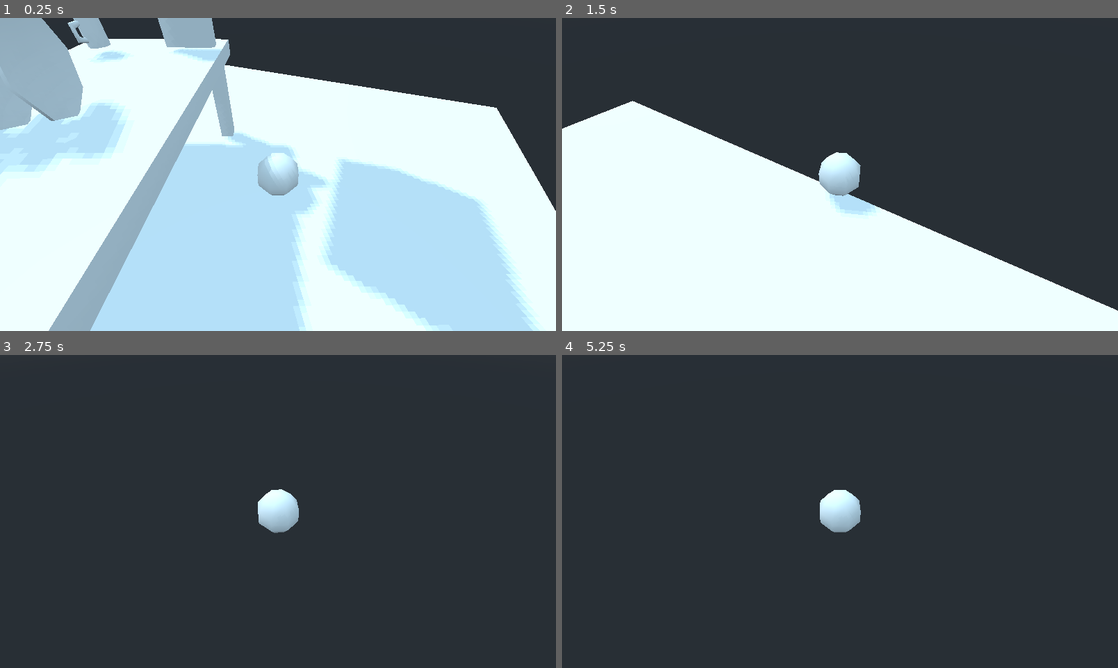
Above: before the commit, frames 1-4 (two rows, left to right).
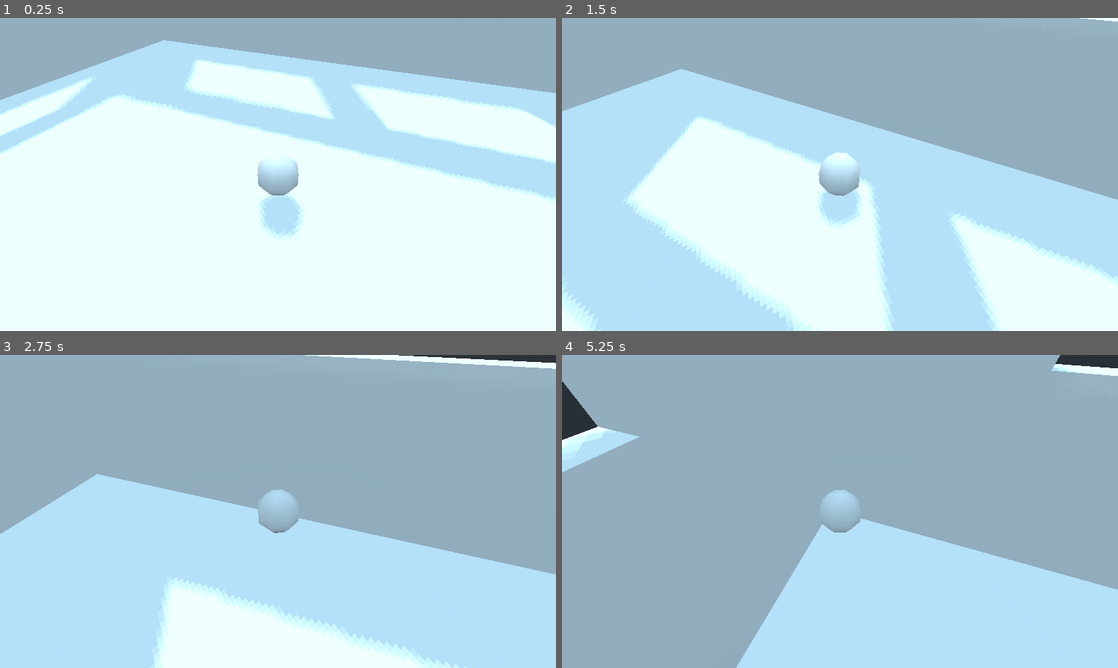
Above: after the commit, the same moments.

Repository: lethiandev/piper-the-cat
Game: Godot game, scene res://stages/playground/playground.tscn
Two runs of this game, one before a commit and one after it. Both use one fixed random seed, a clock stepped at 60 frames per second and the inputs below.
Inputs (mouse positions are in pixels of both pictures, inside the frame that each line leads up to):
- Up to frame 1 (0.25 s): no input
- Up to frame 2 (1.5 s): tap Enter (ui_accept) at 0.5, 0.77 s; move the mouse to (867, 174) at 0.52 s; hold W (move_forward) from 0.53 s (still down); move the mouse to (812, 174) at 1.27 s
- Up to frame 3 (2.75 s): keep holding W (move_forward); tap Enter (ui_accept) at 1.52 s; move the mouse to (289, 505) at 2.02 s
- Up to frame 4 (5.25 s): keep holding W (move_forward); move the mouse to (834, 517) at 2.77 s; tap Enter (ui_accept) at 3.02, 3.77, 4.52 s; move the mouse to (878, 514) at 3.52 s; move the mouse to (795, 508) at 4.27 s; move the mouse to (845, 511) at 5.02 s

The runs differ from the first frame. In frame 1, 66% of the frame differs, in the area x 0-100%, y 0-100%; in frame 2, 78%; in frame 3, 99%; in frame 4, 99%.

Commit message:
Add initial rooms layout

Diff:
--- a/src/stages/playground/playground.tscn
+++ b/src/stages/playground/playground.tscn
@@ -21,10 +21,100 @@
 ambient_light_sky_contribution = 0.8
 
 [sub_resource type="CubeMesh" id=3]
-size = Vector3( 10, 1, 10 )
+size = Vector3( 12, 2, 8 )
 
 [sub_resource type="ConvexPolygonShape" id=4]
-points = PoolVector3Array( -5, 0.5, 5, 5, 0.5, -5, 5, 0.5, 5, -5, 0.5, -5, -5, -0.5, 5, 5, -0.5, -5, 5, -0.5, 5, -5, -0.5, -5, 5, 0.5, 5, -5, 0.5, -5, 5, 0.5, -5, -5, 0.5, 5, 5, -0.5, 5, -5, -0.5, -5, 5, -0.5, -5, -5, -0.5, 5, 5, 0.5, 5, -5, -0.5, 5, -5, 0.5, 5, 5, -0.5, 5, 5, 0.5, -5, -5, -0.5, -5, -5, 0.5, -5, 5, -0.5, -5 )
+points = PoolVector3Array( -6, 1, 4, 6, 1, -4, 6, 1, 4, -6, 1, -4, -6, -1, 4, 6, -1, -4, 6, -1, 4, -6, -1, -4, 6, 1, 4, -6, 1, -4, 6, 1, -4, -6, 1, 4, 6, -1, 4, -6, -1, -4, 6, -1, -4, -6, -1, 4, 6, 1, 4, -6, -1, 4, -6, 1, 4, 6, -1, 4, 6, 1, -4, -6, -1, -4, -6, 1, -4, 6, -1, -4 )
+
+[sub_resource type="BoxShape" id=23]
+extents = Vector3( 6, 3, 0.125 )
+
+[sub_resource type="CubeMesh" id=6]
+size = Vector3( 0.25, 6, 8 )
+
+[sub_resource type="BoxShape" id=24]
+extents = Vector3( 0.125, 3, 4 )
+
+[sub_resource type="BoxShape" id=25]
+extents = Vector3( 0.125, 3, 4 )
+
+[sub_resource type="BoxShape" id=10]
+extents = Vector3( 6, 0.75, 0.125 )
+
+[sub_resource type="BoxShape" id=11]
+extents = Vector3( 2.375, 2.25, 0.125 )
+
+[sub_resource type="CubeMesh" id=12]
+size = Vector3( 12, 2, 16 )
+
+[sub_resource type="ConvexPolygonShape" id=13]
+points = PoolVector3Array( -6, 1, 8, 6, 1, -8, 6, 1, 8, -6, 1, -8, -6, -1, 8, 6, -1, -8, 6, -1, 8, -6, -1, -8, 6, 1, 8, -6, 1, -8, 6, 1, -8, -6, 1, 8, 6, -1, 8, -6, -1, -8, 6, -1, -8, -6, -1, 8, 6, 1, 8, -6, -1, 8, -6, 1, 8, 6, -1, 8, 6, 1, -8, -6, -1, -8, -6, 1, -8, 6, -1, -8 )
+
+[sub_resource type="BoxShape" id=21]
+extents = Vector3( 6, 0.5, 0.125 )
+
+[sub_resource type="BoxShape" id=22]
+extents = Vector3( 2.375, 2.5, 0.125 )
+
+[sub_resource type="BoxShape" id=20]
+extents = Vector3( 6, 3, 0.125 )
+
+[sub_resource type="BoxShape" id=14]
+extents = Vector3( 0.125, 3, 8 )
+
+[sub_resource type="BoxShape" id=17]
+extents = Vector3( 0.125, 0.5, 8 )
+
+[sub_resource type="BoxShape" id=18]
+extents = Vector3( 0.125, 2.5, 2.75 )
+
+[sub_resource type="BoxShape" id=19]
+extents = Vector3( 0.125, 2.5, 1.375 )
+
+[sub_resource type="CubeMesh" id=15]
+size = Vector3( 8, 2, 16 )
+
+[sub_resource type="ConvexPolygonShape" id=16]
+points = PoolVector3Array( -4, 1, 8, 4, 1, -8, 4, 1, 8, -4, 1, -8, -4, -1, 8, 4, -1, -8, 4, -1, 8, -4, -1, -8, 4, 1, 8, -4, 1, -8, 4, 1, -8, -4, 1, 8, 4, -1, 8, -4, -1, -8, 4, -1, -8, -4, -1, 8, 4, 1, 8, -4, -1, 8, -4, 1, 8, 4, -1, 8, 4, 1, -8, -4, -1, -8, -4, 1, -8, 4, -1, -8 )
+
+[sub_resource type="BoxShape" id=26]
+extents = Vector3( 4, 3, 0.125 )
+
+[sub_resource type="BoxShape" id=27]
+extents = Vector3( 4, 3, 0.125 )
+
+[sub_resource type="BoxShape" id=28]
+extents = Vector3( 0.125, 3, 8 )
+
+[sub_resource type="BoxShape" id=31]
+extents = Vector3( 0.125, 0.5, 8 )
+
+[sub_resource type="BoxShape" id=30]
+extents = Vector3( 0.125, 2.5, 1.375 )
+
+[sub_resource type="BoxShape" id=29]
+extents = Vector3( 0.125, 2.5, 5.375 )
+
+[sub_resource type="CubeMesh" id=32]
+size = Vector3( 8, 2, 8 )
+
+[sub_resource type="BoxShape" id=33]
+extents = Vector3( 4, 1, 4 )
+
+[sub_resource type="CubeMesh" id=34]
+size = Vector3( 8, 6, 0.25 )
+
+[sub_resource type="BoxShape" id=35]
+extents = Vector3( 4, 3, 0.125 )
+
+[sub_resource type="CubeMesh" id=36]
+size = Vector3( 0.25, 6, 8 )
+
+[sub_resource type="BoxShape" id=37]
+extents = Vector3( 0.125, 3, 4 )
+
+[sub_resource type="BoxShape" id=38]
+extents = Vector3( 0.125, 0.5, 4 )
 
 [node name="PlaygroundStage" type="Node"]
 script = ExtResource( 7 )
@@ -34,8 +124,8 @@
 [node name="WorldEnvironment" type="WorldEnvironment" parent="."]
 environment = SubResource( 2 )
 
-[node name="DirectionalLight" type="DirectionalLight" parent="."]
-transform = Transform( 0.52435, 0.843196, -0.118648, -0.474402, 0.404994, 0.781615, 0.707107, -0.353553, 0.612373, 0, 4, 0 )
+[node name="DirectionalLight" type="DirectionalLight" parent="WorldEnvironment"]
+transform = Transform( -0.406621, 0.727293, -0.552905, -0.573717, 0.267706, 0.774068, 0.710991, 0.631964, 0.308406, 0, 4, 0 )
 light_energy = 0.25
 shadow_enabled = true
 directional_shadow_split_1 = 0.2
@@ -45,61 +135,403 @@
 directional_shadow_max_distance = 25.0
 
 [node name="Kitchen" type="Spatial" parent="."]
+transform = Transform( 1, 0, 0, 0, 1, 0, 0, 0, 1, -4, 0, -9 )
+
+[node name="Kitchen" type="StaticBody" parent="Kitchen"]
+collision_layer = 3
+
+[node name="Floor" type="MeshInstance" parent="Kitchen/Kitchen"]
+transform = Transform( 1, 0, 0, 0, 1, 0, 0, 0, 1, 0, -1, 0 )
+mesh = SubResource( 3 )
+material/0 = null
+
+[node name="FloorCollision" type="CollisionShape" parent="Kitchen/Kitchen"]
+transform = Transform( 1, 0, 0, 0, 1, 0, 0, 0, 1, 0, -1, 0 )
+shape = SubResource( 4 )
+
+[node name="NorthWall" type="CSGBox" parent="Kitchen/Kitchen"]
+transform = Transform( 1, 0, 0, 0, 1, 0, 0, 0, 1, 0, 3, -3.875 )
+width = 12.0
+height = 6.0
+depth = 0.25
+
+[node name="NorthWallCollision" type="CollisionShape" parent="Kitchen/Kitchen"]
+transform = Transform( 1, 0, 0, 0, 1, 0, 0, 0, 1, 0, 3, -3.875 )
+shape = SubResource( 23 )
+
+[node name="EastWall" type="MeshInstance" parent="Kitchen/Kitchen"]
+transform = Transform( 1, 0, 0, 0, 1, 0, 0, 0, 1, 5.875, 3, 0 )
+mesh = SubResource( 6 )
+material/0 = null
+
+[node name="EastWallCollision" type="CollisionShape" parent="Kitchen/Kitchen"]
+transform = Transform( 1, 0, 0, 0, 1, 0, 0, 0, 1, 5.875, 3, 0 )
+shape = SubResource( 24 )
+
+[node name="WestWall" type="CSGBox" parent="Kitchen/Kitchen"]
+transform = Transform( 1, 0, 0, 0, 1, 0, 0, 0, 1, -5.875, 3, 0 )
+width = 0.25
+height = 6.0
+depth = 8.0
+
+[node name="CSGCombiner" type="CSGCombiner" parent="Kitchen/Kitchen/WestWall"]
+operation = 2
+
+[node name="WindowHole" type="CSGBox" parent="Kitchen/Kitchen/WestWall/CSGCombiner"]
+transform = Transform( 1, 0, 0, 0, 1, 0, 0, 0, 1, 0, 0.5, 0 )
+height = 3.0
+
+[node name="WestWallCollision" type="CollisionShape" parent="Kitchen/Kitchen"]
+transform = Transform( 1, 0, 0, 0, 1, 0, 0, 0, 1, -5.875, 3, 0 )
+shape = SubResource( 25 )
+
+[node name="SouthWall" type="CSGBox" parent="Kitchen/Kitchen"]
+transform = Transform( 1, 0, 0, 0, 1, 0, 0, 0, 1, 0, 3, 3.875 )
+width = 12.0
+height = 6.0
+depth = 0.25
+
+[node name="CSGCombiner" type="CSGCombiner" parent="Kitchen/Kitchen/SouthWall"]
+operation = 2
+
+[node name="DoorHole" type="CSGBox" parent="Kitchen/Kitchen/SouthWall/CSGCombiner"]
+transform = Transform( 1, 0, 0, 0, 1, 0, 0, 0, 1, 0, -1, 0 )
+width = 2.5
+height = 5.75
+depth = 2.5
+
+[node name="SouthWallCollision" type="CollisionShape" parent="Kitchen/Kitchen"]
+transform = Transform( 1, 0, 0, 0, 1, 0, 0, 0, 1, 0, 5.25, 3.875 )
+shape = SubResource( 10 )
+
+[node name="SouthWallCollision2" type="CollisionShape" parent="Kitchen/Kitchen"]
+transform = Transform( 1, 0, 0, 0, 1, 0, 0, 0, 1, -3.625, 2.25, 3.875 )
+shape = SubResource( 11 )
+
+[node name="SouthWallCollision3" type="CollisionShape" parent="Kitchen/Kitchen"]
+transform = Transform( 1, 0, 0, 0, 1, 0, 0, 0, 1, 3.625, 2.25, 3.875 )
+shape = SubResource( 11 )
 
 [node name="Drawer" parent="Kitchen" instance=ExtResource( 10 )]
-transform = Transform( 0.995373, 0, 0.0960891, 0, 1, 0, -0.0960891, 0, 0.995373, -1.53923, 2.82957, -1.2974 )
-
-[node name="Floor" type="StaticBody" parent="Kitchen"]
-transform = Transform( 1, 0, 0, 0, 1, 0, 0, 0, 1, 0, -0.5, 0 )
+transform = Transform( 1, 0, 0, 0, 1, 0, 0, 0, 1, -0.526997, 3.90828, -3.71065 )
+
+[node name="Table" parent="Kitchen" instance=ExtResource( 8 )]
+transform = Transform( -0.999863, 0, -0.0165451, 0, 1, 0, 0.0165451, 0, -0.999863, 3.02796, 0, 0.143758 )
+
+[node name="Longue" type="Spatial" parent="."]
+transform = Transform( 1, 0, 0, 0, 1, 0, 0, 0, 1, -4, 0, 3 )
+
+[node name="Longue" type="StaticBody" parent="Longue"]
 collision_layer = 3
 
-[node name="MeshInstance" type="MeshInstance" parent="Kitchen/Floor"]
-mesh = SubResource( 3 )
-material/0 = null
-
-[node name="CollisionShape" type="CollisionShape" parent="Kitchen/Floor"]
-shape = SubResource( 4 )
-
-[node name="Table" parent="Kitchen" instance=ExtResource( 8 )]
-transform = Transform( 0.36343, 0, -0.931621, 0, 1, 0, 0.931621, 0, 0.36343, 0, 0, 0 )
+[node name="Floor" type="MeshInstance" parent="Longue/Longue"]
+transform = Transform( 1, 0, 0, 0, 1, 0, 0, 0, 1, 0, -1, 0 )
+mesh = SubResource( 12 )
+material/0 = null
+
+[node name="FloorCollision" type="CollisionShape" parent="Longue/Longue"]
+transform = Transform( 1, 0, 0, 0, 1, 0, 0, 0, 1, 0, -1, 0 )
+shape = SubResource( 13 )
+
+[node name="NorthWall" type="CSGBox" parent="Longue/Longue"]
+transform = Transform( 1, 0, 0, 0, 1, 0, 0, 0, 1, 0, 3, -7.875 )
+width = 12.0
+height = 6.0
+depth = 0.25
+
+[node name="CSGCombiner" type="CSGCombiner" parent="Longue/Longue/NorthWall"]
+transform = Transform( 1, 0, 0, 0, 1, 0, 0, 0, 1, 0, 0, -0.125 )
+operation = 2
+
+[node name="DoorHole" type="CSGBox" parent="Longue/Longue/NorthWall/CSGCombiner"]
+transform = Transform( 1, 0, 0, 0, 1, 0, 0, 0, 1, 0, -1, 0 )
+width = 2.5
+height = 5.75
+depth = 2.5
+
+[node name="NorthWallCollision" type="CollisionShape" parent="Longue/Longue"]
+transform = Transform( 1, 0, 0, 0, 1, 0, 0, 0, 1, 0, 5.5, -7.875 )
+shape = SubResource( 21 )
+
+[node name="NorthWallCollision2" type="CollisionShape" parent="Longue/Longue"]
+transform = Transform( 1, 0, 0, 0, 1, 0, 0, 0, 1, -3.625, 2.5, -7.875 )
+shape = SubResource( 22 )
+
+[node name="NorthWallCollision3" type="CollisionShape" parent="Longue/Longue"]
+transform = Transform( 1, 0, 0, 0, 1, 0, 0, 0, 1, 3.625, 2.5, -7.875 )
+shape = SubResource( 22 )
+
+[node name="SouthWall" type="CSGBox" parent="Longue/Longue"]
+transform = Transform( 1, 0, 0, 0, 1, 0, 0, 0, 1, 0, 3, 7.875 )
+width = 12.0
+height = 6.0
+depth = 0.25
+
+[node name="CSGCombiner" type="CSGCombiner" parent="Longue/Longue/SouthWall"]
+transform = Transform( 1, 0, 0, 0, 1, 0, 0, 0, 1, 0, 0, -16 )
+operation = 2
+
+[node name="DoorHole" type="CSGBox" parent="Longue/Longue/SouthWall/CSGCombiner"]
+transform = Transform( 1, 0, 0, 0, 1, 0, 0, 0, 1, 3, -1, 16 )
+width = 2.5
+height = 5.75
+depth = 2.5
+
+[node name="WindowHole" type="CSGBox" parent="Longue/Longue/SouthWall/CSGCombiner"]
+transform = Transform( 1, 0, 0, 0, 1, 0, 0, 0, 1, -2, 0.5, 16 )
+width = 4.0
+height = 3.0
+depth = 4.0
+
+[node name="SouthWallCollision" type="CollisionShape" parent="Longue/Longue"]
+transform = Transform( 1, 0, 0, 0, 1, 0, 0, 0, 1, 0, 3, 7.875 )
+shape = SubResource( 20 )
+
+[node name="WestWall" type="CSGBox" parent="Longue/Longue"]
+transform = Transform( 1, 0, 0, 0, 1, 0, 0, 0, 1, -5.875, 3, 0 )
+width = 0.25
+height = 6.0
+depth = 16.0
+
+[node name="CSGCombiner" type="CSGCombiner" parent="Longue/Longue/WestWall"]
+operation = 2
+
+[node name="WindowHole" type="CSGBox" parent="Longue/Longue/WestWall/CSGCombiner"]
+transform = Transform( 1, 0, 0, 0, 1, 0, 0, 0, 1, 0, 0.5, 4 )
+width = 4.0
+height = 3.0
+depth = 4.0
+
+[node name="WindowHole2" type="CSGBox" parent="Longue/Longue/WestWall/CSGCombiner"]
+transform = Transform( 1, 0, 0, 0, 1, 0, 0, 0, 1, 0, 0.429485, -1 )
+width = 4.0
+height = 3.0
+depth = 4.0
+
+[node name="WindowHole3" type="CSGBox" parent="Longue/Longue/WestWall/CSGCombiner"]
+transform = Transform( 1, 0, 0, 0, 1, 0, 0, 0, 1, 0, 0.5, -5 )
+height = 3.0
+
+[node name="WestWallCollision" type="CollisionShape" parent="Longue/Longue"]
+transform = Transform( 1, 0, 0, 0, 1, 0, 0, 0, 1, -5.875, 3, 0 )
+shape = SubResource( 14 )
+
+[node name="EastWall" type="CSGBox" parent="Longue/Longue"]
+transform = Transform( 1, 0, 0, 0, 1, 0, 0, 0, 1, 5.875, 3, 0 )
+width = 0.25
+height = 6.0
+depth = 16.0
+
+[node name="CSGCombiner" type="CSGCombiner" parent="Longue/Longue/EastWall"]
+transform = Transform( 1, 0, 0, 0, 1, 0, 0, 0, 1, -6, 0, -8 )
+operation = 2
+
+[node name="DoorHole" type="CSGBox" parent="Longue/Longue/EastWall/CSGCombiner"]
+transform = Transform( 1, 0, 0, 0, 1, 0, 0, 0, 1, 6, -1, 4 )
+width = 2.5
+height = 5.75
+depth = 2.5
+
+[node name="DoorHole2" type="CSGBox" parent="Longue/Longue/EastWall/CSGCombiner"]
+transform = Transform( 1, 0, 0, 0, 1, 0, 0, 0, 1, 6, -1, 12 )
+width = 2.5
+height = 5.75
+depth = 2.5
+
+[node name="EastWallCollision" type="CollisionShape" parent="Longue/Longue"]
+transform = Transform( 1, 0, 0, 0, 1, 0, 0, 0, 1, 5.875, 5.5, 0 )
+shape = SubResource( 17 )
+
+[node name="EastWallCollision2" type="CollisionShape" parent="Longue/Longue"]
+transform = Transform( 1, 0, 0, 0, 1, 0, 0, 0, 1, 5.875, 2.5, 0 )
+shape = SubResource( 18 )
+
+[node name="EastWallCollision3" type="CollisionShape" parent="Longue/Longue"]
+transform = Transform( 1, 0, 0, 0, 1, 0, 0, 0, 1, 5.875, 2.5, 6.625 )
+shape = SubResource( 19 )
+
+[node name="EastWallCollision4" type="CollisionShape" parent="Longue/Longue"]
+transform = Transform( 1, 0, 0, 0, 1, 0, 0, 0, 1, 5.875, 2.5, -6.625 )
+shape = SubResource( 19 )
+
+[node name="Bedroom" type="Spatial" parent="."]
+transform = Transform( 1, 0, 0, 0, 1, 0, 0, 0, 1, 6, 0, -5 )
+
+[node name="Bedroom" type="StaticBody" parent="Bedroom"]
+collision_layer = 3
+
+[node name="Floor" type="MeshInstance" parent="Bedroom/Bedroom"]
+transform = Transform( 1, 0, 0, 0, 1, 0, 0, 0, 1, 0, -1, 0 )
+mesh = SubResource( 15 )
+material/0 = null
+
+[node name="FloorCollision" type="CollisionShape" parent="Bedroom/Bedroom"]
+transform = Transform( 1, 0, 0, 0, 1, 0, 0, 0, 1, 0, -1, 0 )
+shape = SubResource( 16 )
+
+[node name="NorthWall" type="CSGBox" parent="Bedroom/Bedroom"]
+transform = Transform( 1, 0, 0, 0, 1, 0, 0, 0, 1, 0, 3, -7.875 )
+width = 8.0
+height = 6.0
+depth = 0.25
+
+[node name="NorthWallCollision" type="CollisionShape" parent="Bedroom/Bedroom"]
+transform = Transform( 1, 0, 0, 0, 1, 0, 0, 0, 1, 0, 3, -7.875 )
+shape = SubResource( 26 )
+
+[node name="SouthWall" type="CSGBox" parent="Bedroom/Bedroom"]
+transform = Transform( 1, 0, 0, 0, 1, 0, 0, 0, 1, 0, 3, 7.875 )
+width = 8.0
+height = 6.0
+depth = 0.25
+
+[node name="SouthWallCollision" type="CollisionShape" parent="Bedroom/Bedroom"]
+transform = Transform( 1, 0, 0, 0, 1, 0, 0, 0, 1, 0, 3, 7.875 )
+shape = SubResource( 27 )
+
+[node name="EastWall" type="CSGBox" parent="Bedroom/Bedroom"]
+transform = Transform( 1, 0, 0, 0, 1, 0, 0, 0, 1, 3.875, 3, 0 )
+width = 0.25
+height = 6.0
+depth = 16.0
+
+[node name="EastWallCollision" type="CollisionShape" parent="Bedroom/Bedroom"]
+transform = Transform( 1, 0, 0, 0, 1, 0, 0, 0, 1, 3.875, 3, 0 )
+shape = SubResource( 28 )
+
+[node name="WestWall" type="CSGBox" parent="Bedroom/Bedroom"]
+transform = Transform( 1, 0, 0, 0, 1, 0, 0, 0, 1, -3.875, 3, 0 )
+width = 0.25
+height = 6.0
+depth = 16.0
+
+[node name="CSGCombiner" type="CSGCombiner" parent="Bedroom/Bedroom/WestWall"]
+operation = 2
+
+[node name="DoorHole" type="CSGBox" parent="Bedroom/Bedroom/WestWall/CSGCombiner"]
+transform = Transform( 1, 0, 0, 0, 1, 0, 0, 0, 1, 0, -1, 4 )
+width = 2.5
+height = 5.75
+depth = 2.5
+
+[node name="WestWallCollision" type="CollisionShape" parent="Bedroom/Bedroom"]
+transform = Transform( 1, 0, 0, 0, 1, 0, 0, 0, 1, -3.875, 5.5, 0 )
+shape = SubResource( 31 )
+
+[node name="WestWallCollision2" type="CollisionShape" parent="Bedroom/Bedroom"]
+transform = Transform( 1, 0, 0, 0, 1, 0, 0, 0, 1, -3.875, 2.5, 6.625 )
+shape = SubResource( 30 )
+
+[node name="WestWallCollision3" type="CollisionShape" parent="Bedroom/Bedroom"]
+transform = Transform( 1, 0, 0, 0, 1, 0, 0, 0, 1, -3.875, 2.5, -2.625 )
+shape = SubResource( 29 )
+
+[node name="Cupboard" type="Spatial" parent="."]
+transform = Transform( 1, 0, 0, 0, 1, 0, 0, 0, 1, 6, 0, 7 )
+
+[node name="Cupboard" type="StaticBody" parent="Cupboard"]
+collision_layer = 3
+
+[node name="Floor" type="MeshInstance" parent="Cupboard/Cupboard"]
+transform = Transform( 1, 0, 0, 0, 1, 0, 0, 0, 1, 0, -1, 0 )
+mesh = SubResource( 32 )
+material/0 = null
+
+[node name="FloorCollision" type="CollisionShape" parent="Cupboard/Cupboard"]
+transform = Transform( 1, 0, 0, 0, 1, 0, 0, 0, 1, 0, -1, 0 )
+shape = SubResource( 33 )
+
+[node name="NorthWall" type="MeshInstance" parent="Cupboard/Cupboard"]
+transform = Transform( 1, 0, 0, 0, 1, 0, 0, 0, 1, 0, 3, -3.875 )
+mesh = SubResource( 34 )
+material/0 = null
+
+[node name="NorthWallCollision" type="CollisionShape" parent="Cupboard/Cupboard"]
+transform = Transform( 1, 0, 0, 0, 1, 0, 0, 0, 1, 0, 3, -3.875 )
+shape = SubResource( 35 )
+
+[node name="SouthWall" type="MeshInstance" parent="Cupboard/Cupboard"]
+transform = Transform( 1, 0, 0, 0, 1, 0, 0, 0, 1, 0, 3, 3.875 )
+mesh = SubResource( 34 )
+material/0 = null
+
+[node name="SouthWallCollision" type="CollisionShape" parent="Cupboard/Cupboard"]
+transform = Transform( 1, 0, 0, 0, 1, 0, 0, 0, 1, 0, 3, 3.875 )
+shape = SubResource( 35 )
+
+[node name="EastWall" type="MeshInstance" parent="Cupboard/Cupboard"]
+transform = Transform( 1, 0, 0, 0, 1, 0, 0, 0, 1, 3.875, 3, 0 )
+mesh = SubResource( 36 )
+material/0 = null
+
+[node name="EastWallCollision" type="CollisionShape" parent="Cupboard/Cupboard"]
+transform = Transform( 1, 0, 0, 0, 1, 0, 0, 0, 1, 3.875, 3, 0 )
+shape = SubResource( 37 )
+
+[node name="WestWall" type="CSGBox" parent="Cupboard/Cupboard"]
+transform = Transform( 1, 0, 0, 0, 1, 0, 0, 0, 1, -3.875, 3, 0 )
+width = 0.25
+height = 6.0
+depth = 8.0
+
+[node name="CSGCombiner" type="CSGCombiner" parent="Cupboard/Cupboard/WestWall"]
+operation = 2
+
+[node name="DoorHole" type="CSGBox" parent="Cupboard/Cupboard/WestWall/CSGCombiner"]
+transform = Transform( 1, 0, 0, 0, 1, 0, 0, 0, 1, 0, -1, 0 )
+width = 2.5
+height = 5.75
+depth = 2.5
+
+[node name="WestWallCollision" type="CollisionShape" parent="Cupboard/Cupboard"]
+transform = Transform( 1, 0, 0, 0, 1, 0, 0, 0, 1, -3.875, 5.5, 0 )
+shape = SubResource( 38 )
+
+[node name="WestWallCollision2" type="CollisionShape" parent="Cupboard/Cupboard"]
+transform = Transform( 1, 0, 0, 0, 1, 0, 0, 0, 1, -3.875, 2.5, 2.625 )
+shape = SubResource( 19 )
+
+[node name="WestWallCollision3" type="CollisionShape" parent="Cupboard/Cupboard"]
+transform = Transform( 1, 0, 0, 0, 1, 0, 0, 0, 1, -3.875, 2.5, -2.625 )
+shape = SubResource( 19 )
 
 [node name="ItemsBag" parent="." instance=ExtResource( 5 )]
 
 [node name="Plate" parent="ItemsBag" instance=ExtResource( 3 )]
-transform = Transform( -2.58088e-08, -0.590437, -0.807084, 1, -4.37114e-08, 0, -3.52788e-08, -0.807084, 0.590437, 0.0832714, 1.86956, -0.181178 )
+transform = Transform( -2.58088e-08, -0.590437, -0.807084, 1, -4.37114e-08, 0, -3.52788e-08, -0.807084, 0.590437, -3.91673, 1.86956, -9.18118 )
 
 [node name="Plate2" parent="ItemsBag" instance=ExtResource( 3 )]
-transform = Transform( -2.88851e-08, -0.660814, -0.75055, 1, -4.37114e-08, 0, -3.28076e-08, -0.75055, 0.660814, 0.31263, 1.86956, 0.0446113 )
+transform = Transform( -2.88851e-08, -0.660814, -0.75055, 1, -4.37114e-08, 0, -3.28076e-08, -0.75055, 0.660814, -3.68737, 1.86956, -8.95539 )
 
 [node name="Plate3" parent="ItemsBag" instance=ExtResource( 3 )]
-transform = Transform( -2.88851e-08, -0.660814, -0.75055, 1, -4.37114e-08, 0, -3.28076e-08, -0.75055, 0.660814, 0.623787, 1.86956, 0.140774 )
+transform = Transform( -2.88851e-08, -0.660814, -0.75055, 1, -4.37114e-08, 0, -3.28076e-08, -0.75055, 0.660814, -3.37621, 1.86956, -8.85923 )
 
 [node name="Plate4" parent="ItemsBag" instance=ExtResource( 3 )]
-transform = Transform( -2.88851e-08, -0.660814, -0.75055, 1, -4.37114e-08, 0, -3.28076e-08, -0.75055, 0.660814, 0.841453, 1.86956, 0.366013 )
+transform = Transform( -2.88851e-08, -0.660814, -0.75055, 1, -4.37114e-08, 0, -3.28076e-08, -0.75055, 0.660814, -3.15855, 1.86956, -8.63399 )
 
 [node name="Plate5" parent="ItemsBag" instance=ExtResource( 3 )]
-transform = Transform( -3.14486e-08, -0.719461, -0.694533, 1, -4.37114e-08, 0, -3.0359e-08, -0.694533, 0.719461, 1.11978, 1.86956, 0.525485 )
+transform = Transform( -3.14486e-08, -0.719461, -0.694533, 1, -4.37114e-08, 0, -3.0359e-08, -0.694533, 0.719461, -2.88022, 1.86956, -8.47451 )
 
 [node name="Mug" parent="ItemsBag" instance=ExtResource( 4 )]
-transform = Transform( 1, 0, 0, 0, 1, 0, 0, 0, 1, -1.10382, 1.73853, 0.954002 )
+transform = Transform( 1, 0, 0, 0, 1, 0, 0, 0, 1, -5.10382, 1.73853, -8.046 )
 
 [node name="Mug2" parent="ItemsBag" instance=ExtResource( 4 )]
-transform = Transform( 0.318662, 0, 0.947869, 0, 1, 0, -0.947869, 0, 0.318662, -0.915106, 2.46007, -0.932964 )
+transform = Transform( 0.318662, 0, 0.947869, 0, 1, 0, -0.947869, 0, 0.318662, -4.91511, 2.46007, -9.93296 )
 
 [node name="BookItem" parent="ItemsBag" instance=ExtResource( 9 )]
-transform = Transform( 0.932582, 0, 0.360957, 0, 1, 0, -0.360957, 0, 0.932582, -1.65158, 1.8911, -0.0124609 )
+transform = Transform( 0.932582, 0, 0.360957, 0, 1, 0, -0.360957, 0, 0.932582, -5.65158, 1.8911, -9.01246 )
 
 [node name="PlateItem" parent="ItemsBag" instance=ExtResource( 3 )]
-transform = Transform( 1, 0, 0, 0, 1, 0, 0, 0, 1, -1.9316, 2.35071, -0.825353 )
+transform = Transform( 1, 0, 0, 0, 1, 0, 0, 0, 1, -5.9316, 2.35071, -9.82535 )
 
 [node name="PlateItem2" parent="ItemsBag" instance=ExtResource( 3 )]
-transform = Transform( 0.907865, 0, 0.419262, 0, 1, 0, -0.419262, 0, 0.907865, -1.9316, 2.50738, -0.825353 )
+transform = Transform( 0.907865, 0, 0.419262, 0, 1, 0, -0.419262, 0, 0.907865, -5.9316, 2.5323, -9.82535 )
 
 [node name="PlateItem3" parent="ItemsBag" instance=ExtResource( 3 )]
-transform = Transform( 0.810625, 0, -0.585566, 0, 1, 0, 0.585566, 0, 0.810625, -1.9316, 2.64598, -0.825353 )
+transform = Transform( 0.810625, 0, -0.585566, 0, 1, 0, 0.585566, 0, 0.810625, -5.9316, 2.71657, -9.82535 )
 
 [node name="Player" parent="." instance=ExtResource( 1 )]
-transform = Transform( 1, 0, 0, 0, 1, 0, 0, 0, 1, -1.03078, 0.3, -1.47682 )
+transform = Transform( 1, 0, 0, 0, 1, 0, 0, 0, 1, -4.04552, 1.07807, 3.45976 )
 
 [node name="CameraBoom" parent="Player" instance=ExtResource( 2 )]
 transform = Transform( -0.377421, -0.654811, 0.654811, 0, 0.707107, 0.707107, -0.926042, 0.266877, -0.266877, 0, 0, 0 )
Not shown: 1 places in src/stages/playground/playground.tscn that only renumber resources
